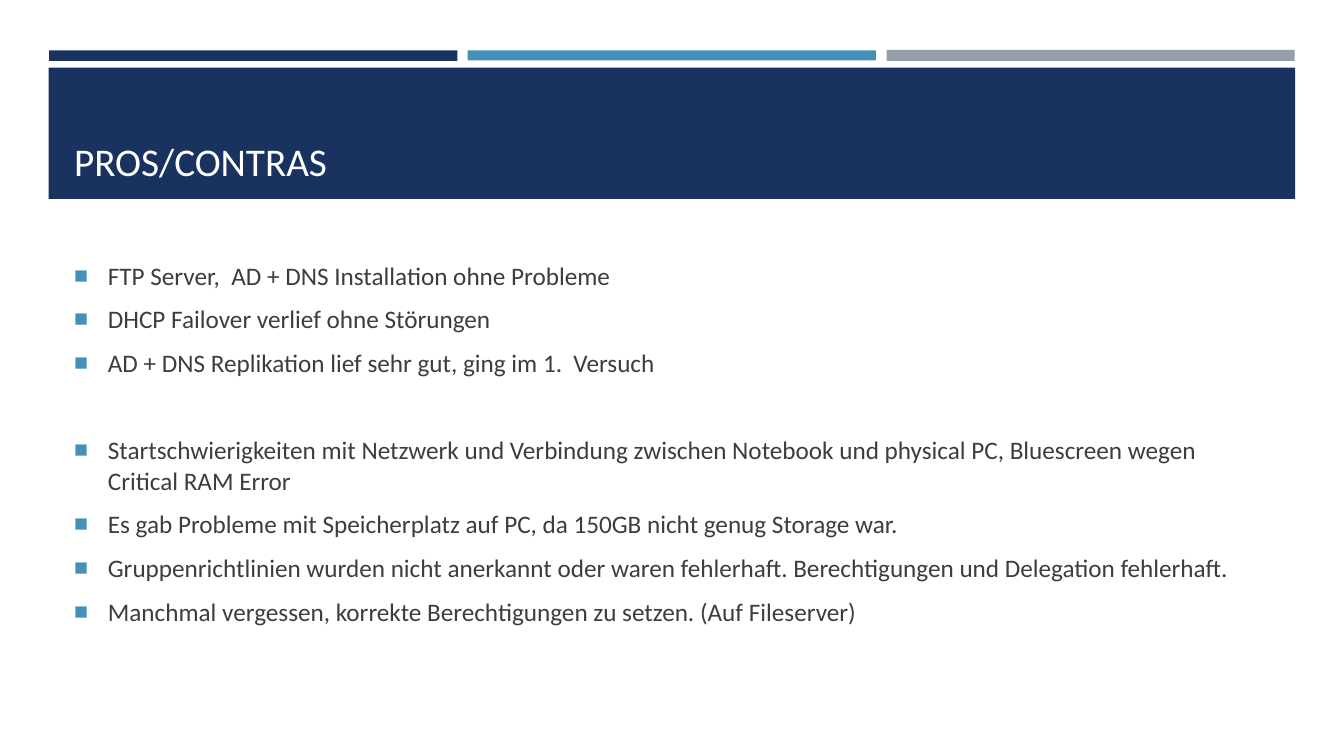
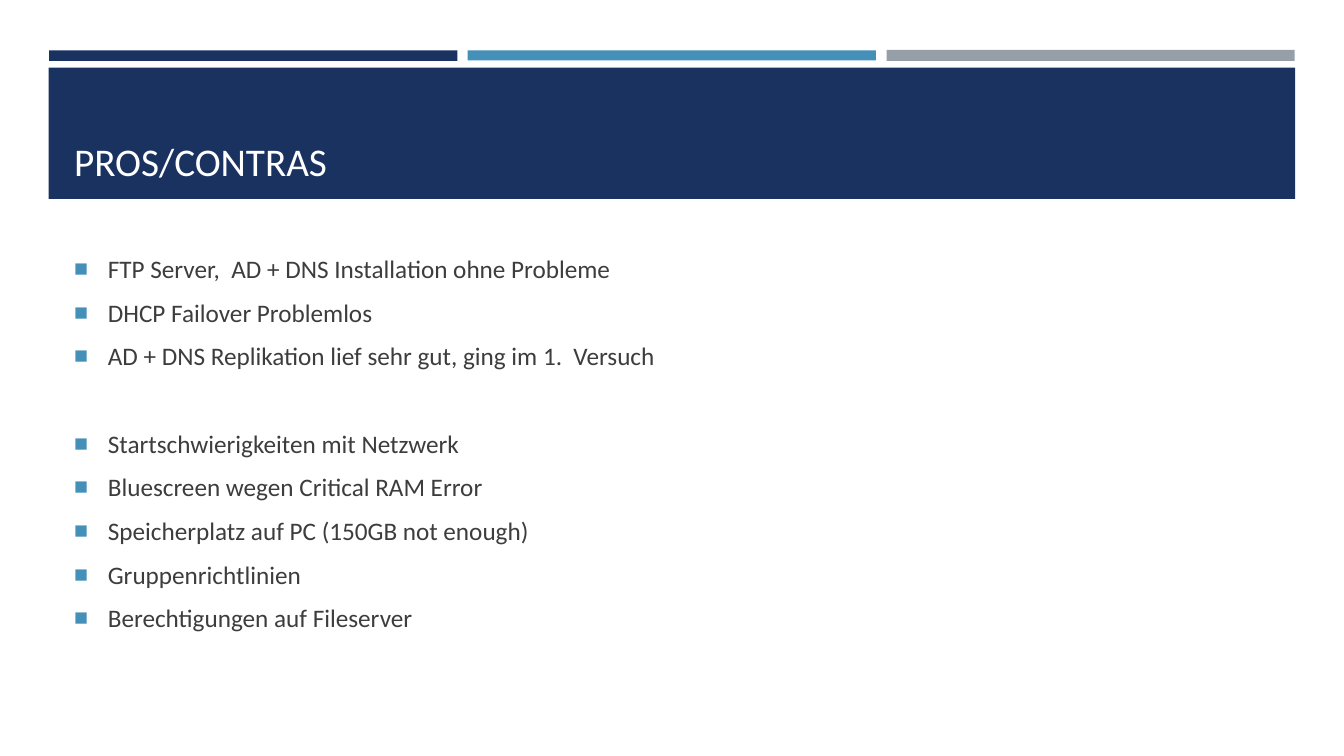
Before and after one commit to SenpaiFlo/Sportferienprojekt_001, a slide deck: slide 10 of 07_presentation/project_documentation.pptx (slide 11 before the commit). Drawn at 1344x756 pixels with LibreOffice and Linux fonts; fonts in the diff are those of the drawing. Boxes give left, top, right and bottom in pixels: in the first picture for what was removed or moved away, otherwise in the second. Text is boxed around its words. In the diff, an @@ line names an element or a change of style, - is before the commit and + after.

```diff
--- a/07_presentation/project_documentation.pptx
+++ b/07_presentation/project_documentation.pptx
@@ text at [108,304,372,322]: text changed @@
-■ DHCP Failover verlief ohne Störungen
+■ DHCP Failover Problemlos
@@ text at [108,435,528,632]: text changed @@
-■ Startschwierigkeiten mit Netzwerk und Verbindung zwischen Notebook und physical PC, Bluescreen wegen Critical RAM Error
-■ Es gab Probleme mit Speicherplatz auf PC, da 150GB nicht genug Storage war.
-■ Gruppenrichtlinien wurden nicht anerkannt oder waren fehlerhaft. Berechtigungen und Delegation fehlerhaft.
-■ Manchmal vergessen, korrekte Berechtigungen zu setzen. (Auf Fileserver)
+■ Startschwierigkeiten mit Netzwerk
+■ Bluescreen wegen Critical RAM Error
+■ Speicherplatz auf PC (150GB not enough)
+■ Gruppenrichtlinien
+■ Berechtigungen auf Fileserver
```
Also in this commit, not shown: 7 other slides changed, 1 slide added, 2 slides removed, 17 other files.
